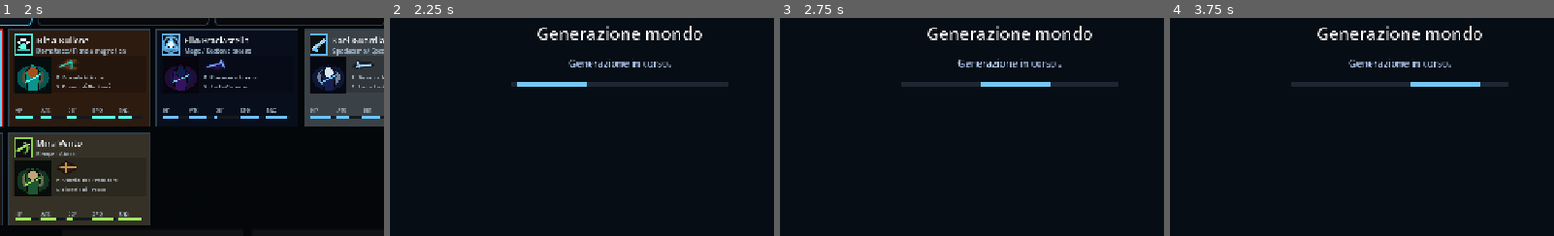
Above: before the commit, frames 1-4 (left to right).
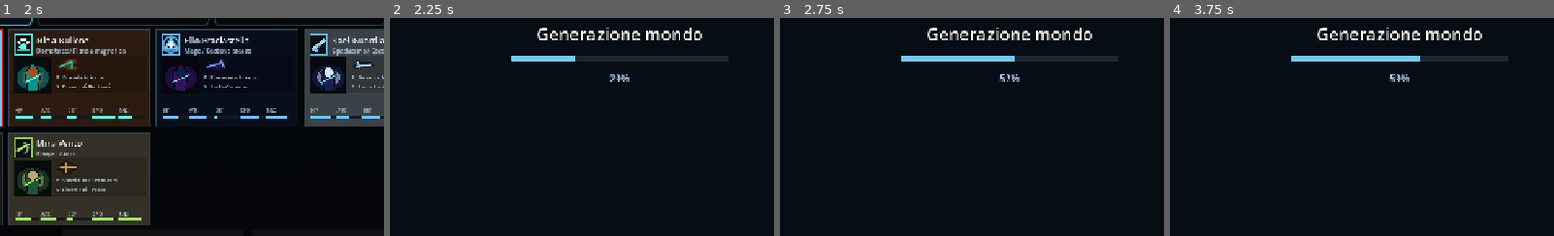
Above: after the commit, the same moments.

Repository: Phos69/GameProject
Game: Godot game, scene res://game/main/main.tscn
The game is run twice, just before and just after one commit, with the same random seed, the same clock (stepped at 60 frames per second) and the same inputs.
Inputs (mouse positions are % of the whole screen's width and height, from its top left):
- Up to frame 1 (2 s): click "Continue" at 0.5 s; click (12, 56) at 1.25 s
- Up to frame 2 (2.25 s): click "Start Infinite Arena" at 2 s
- Up to frame 3 (2.75 s): no input
- Up to frame 4 (3.75 s): tap Enter (ui_accept) at 2.75, 3.02, 3.5 s; move the mouse to (73, 45) at 2.77 s; hold Right (ui_right) 2.78-3.53 s; tap Space (p1_base_attack) at 2.85 s; click (73, 45) at 2.92 s; move the mouse to (30, 55) at 3.52 s; hold Down (ui_down) from 3.53 s (still down); tap F (p1_equipped_attack) at 3.6 s
The pictures show only the part of the screen within x 21-70%, y 42-92%; the shares and areas given below are measured in that part.

Frame 1 is identical in both runs. In frame 2, 3.9% of the frame differs, in the area x 31-89%, y 3-32%; in frame 3, 3.8%; in frame 4, 3.9%.

Commit message:
feat(loading): barra determinata per fasi + async per Zombie Survival
Milestone C (barra di caricamento) - slice C1+C2.

- WorldLoadingScreen: progresso determinato a bande [floor, ceil] per fase con
  easing verso il ceil (la barra si muove anche durante lo step opaco del worker
  thread) e percentuale; set_phase()/set_progress()/complete().
- ZombieModeController pilota le fasi Preparazione -> Generazione mondo ->
  Costruzione terreno -> complete durante la build async.
- SurvivalMode abilita async_world_build nelle run reali (non headless), cosi
  anche Zombie Survival (megamappa 3x3, la build piu pesante) genera dietro la
  barra invece di bloccare la finestra. I test headless restano sincroni.

Validazione (Godot 4.6.3 headless): import pulito; PASS su
infinite_arena_default_mode (path async + barra), milestone_10_legacy_cleanup,
survival_wave, zombie_survival_world_contract.

Co-Authored-By: Claude Opus 4.8 <noreply@anthropic.com>

Diff:
--- a/game/modes/survival/survival_mode.gd
+++ b/game/modes/survival/survival_mode.gd
@@ -42,9 +42,19 @@
 func start_mode(context: Dictionary = {}) -> void:
 	if is_running:
 		return
+	var resolved_context := context.duplicate(true)
+	# Real runs build the world on a worker thread behind the loading screen so the
+	# window never freezes (Zombie Survival's 3x3 megamap is the heaviest build).
+	# Headless tests keep the synchronous, deterministic path unless they opt in.
+	if (
+		not resolved_context.has("async_world_build")
+		and not resolved_context.has(&"async_world_build")
+		and DisplayServer.get_name() != "headless"
+	):
+		resolved_context["async_world_build"] = true
 	# BaseGameMode applica il roster personaggi (selected_character_id /
 	# selected_character_ids_by_slot) ai player gia presenti durante super.start_mode.
-	super.start_mode(context)
+	super.start_mode(resolved_context)
 	_resolve_wave_manager()
 	_resolve_ammo_director()
 	_resolve_market_controller()
@@ -52,13 +62,13 @@
 	_resolve_zombie_mode_controller()
 	if arena_manager != null:
 		var arena_id := StringName(
-			context.get("arena_id", arena_manager.default_arena_id)
+			resolved_context.get("arena_id", arena_manager.default_arena_id)
 		)
 		arena_manager.activate_arena(arena_id)
 	if zombie_mode_controller != null:
 		# Awaits the worker-thread world build when the context requests it
 		# (async_world_build); returns immediately for the synchronous path.
-		await zombie_mode_controller.start_run(context)
+		await zombie_mode_controller.start_run(resolved_context)
 	if not is_running:
 		# The run was stopped while the world was building (e.g. back to menu).
 		return
--- a/game/modes/zombie/zombie_mode_controller.gd
+++ b/game/modes/zombie/zombie_mode_controller.gd
@@ -98,12 +98,15 @@
 	_emit_run_started()
 
 func _start_run_async(resolved_context: Dictionary) -> void:
-	_show_loading_screen("Generazione mondo")
+	_show_loading_screen("Preparazione mondo")
+	_set_loading_phase("Preparazione mondo", 0.0, 0.1)
 	# Pre-warm shared, lazily-loaded resources on the main thread so the worker
 	# thread only ever reads them.
 	IsometricEnvironmentManifest.get_shared()
 	if biome_manager != null:
 		biome_manager.begin_world_build()
+		# Opaque worker-thread phase: the bar eases across the band while it runs.
+		_set_loading_phase("Generazione mondo", 0.1, 0.6)
 		var thread := Thread.new()
 		thread.start(_threaded_generate_world.bind(resolved_context))
 		# Yield each frame so the loading screen keeps animating while the worker
@@ -112,13 +115,14 @@
 			await get_tree().process_frame
 		var world_data: Dictionary = thread.wait_to_finish()
 		biome_manager.apply_world_data(world_data)
-	_set_loading_message("Costruzione terreno")
+	_set_loading_phase("Costruzione terreno", 0.6, 0.92)
 	if terrain_generator != null:
 		terrain_generator.async_tile_build = true
 	_finish_start_run(resolved_context)
 	if terrain_generator != null:
 		terrain_generator.async_tile_build = false
 	await _await_active_tile_build()
+	_complete_loading_screen()
 	_hide_loading_screen()
 	_emit_run_started()
 
@@ -174,9 +178,17 @@
 		add_child(_loading_screen)
 	_loading_screen.call("set_message", message)
 
-func _set_loading_message(message: String) -> void:
+func _set_loading_phase(
+	message: String,
+	floor_value: float,
+	ceil_value: float
+) -> void:
 	if _loading_screen != null and is_instance_valid(_loading_screen):
-		_loading_screen.call("set_message", message)
+		_loading_screen.call("set_phase", message, floor_value, ceil_value)
+
+func _complete_loading_screen() -> void:
+	if _loading_screen != null and is_instance_valid(_loading_screen):
+		_loading_screen.call("complete")
 
 func _hide_loading_screen() -> void:
 	if _loading_screen != null and is_instance_valid(_loading_screen):
--- a/game/ui/world_loading_screen.gd
+++ b/game/ui/world_loading_screen.gd
@@ -1,17 +1,30 @@
 extends CanvasLayer
 class_name WorldLoadingScreen
 
-# Full-screen overlay shown while the world is generated/baked on a worker thread.
-# It animates every frame (the build runs off the main thread), so the window reads
+# Full-screen overlay shown while a mode builds its world/scene. It animates every
+# frame (heavy work runs off the main thread or across frames), so the window reads
 # as "loading" instead of a frozen application.
+#
+# Progress model: each build phase declares a [floor, ceil] band via set_phase().
+# The displayed fill eases from floor toward ceil while the phase runs (so the bar
+# keeps moving during an opaque worker-thread step) and the next phase raises the
+# floor. complete() fills it to 100%.
 
 const BACKDROP_COLOR := Color(0.03, 0.05, 0.08, 1.0)
+const BAR_SIZE := Vector2(360.0, 10.0)
+const TRACK_COLOR := Color(0.12, 0.15, 0.20, 1.0)
+const FILL_COLOR := Color(0.45, 0.78, 0.95, 1.0)
+# Exponential approach toward the current phase ceiling: fast at first, easing as it
+# nears the ceiling so an opaque phase never visually completes before it really does.
+const EASE_SPEED := 2.6
 
 var _title_label: Label
 var _status_label: Label
 var _bar_fill: ColorRect
 var _message: String = "Caricamento..."
-var _elapsed: float = 0.0
+var _floor: float = 0.0
+var _ceil: float = 0.0
+var _shown: float = 0.0
 
 func _ready() -> void:
 	layer = 128
@@ -29,7 +42,7 @@
 
 	var column := VBoxContainer.new()
 	column.alignment = BoxContainer.ALIGNMENT_CENTER
-	column.add_theme_constant_override("separation", 18)
+	column.add_theme_constant_override("separation", 16)
 	center.add_child(column)
 
 	_title_label = Label.new()
@@ -37,37 +50,64 @@
 	_title_label.add_theme_font_size_override("font_size", 28)
 	column.add_child(_title_label)
 
+	var bar_bg := ColorRect.new()
+	bar_bg.name = "Track"
+	bar_bg.color = TRACK_COLOR
+	bar_bg.custom_minimum_size = BAR_SIZE
+	column.add_child(bar_bg)
+	_bar_fill = ColorRect.new()
+	_bar_fill.name = "Fill"
+	_bar_fill.color = FILL_COLOR
+	_bar_fill.position = Vector2.ZERO
+	_bar_fill.size = Vector2(0.0, BAR_SIZE.y)
+	bar_bg.add_child(_bar_fill)
+
 	_status_label = Label.new()
 	_status_label.horizontal_alignment = HORIZONTAL_ALIGNMENT_CENTER
 	_status_label.modulate = Color(0.7, 0.8, 0.95, 1.0)
 	column.add_child(_status_label)
 
-	var bar_bg := ColorRect.new()
-	bar_bg.color = Color(0.12, 0.15, 0.20, 1.0)
-	bar_bg.custom_minimum_size = Vector2(360.0, 8.0)
-	column.add_child(bar_bg)
-	_bar_fill = ColorRect.new()
-	_bar_fill.color = Color(0.45, 0.78, 0.95, 1.0)
-	_bar_fill.set_anchors_and_offsets_preset(Control.PRESET_LEFT_WIDE)
-	bar_bg.add_child(_bar_fill)
-
 	set_message(_message)
+	_update_bar()
 
 func set_message(text: String) -> void:
 	_message = text
 	if _title_label != null:
 		_title_label.text = _message
 
+# Declares the current build phase. The fill eases from `floor_value` toward
+# `ceil_value` while the phase runs; the next phase raises the floor.
+func set_phase(text: String, floor_value: float, ceil_value: float) -> void:
+	set_message(text)
+	_floor = clampf(floor_value, 0.0, 1.0)
+	_ceil = clampf(ceil_value, _floor, 1.0)
+	if _shown < _floor:
+		_shown = _floor
+	_update_bar()
+
+# Hard-sets the displayed progress (e.g. for cheap, deterministic step counters).
+func set_progress(value: float) -> void:
+	var clamped := clampf(value, 0.0, 1.0)
+	_floor = clamped
+	_ceil = clamped
+	_shown = clamped
+	_update_bar()
+
+func complete() -> void:
+	_floor = 1.0
+	_ceil = 1.0
+	_shown = 1.0
+	_update_bar()
+
 func _process(delta: float) -> void:
-	_elapsed += delta
+	if _shown < _ceil:
+		_shown += (_ceil - _shown) * clampf(delta * EASE_SPEED, 0.0, 1.0)
+		if _ceil - _shown < 0.002:
+			_shown = _ceil
+		_update_bar()
+
+func _update_bar() -> void:
+	if _bar_fill != null:
+		_bar_fill.size = Vector2(BAR_SIZE.x * _shown, BAR_SIZE.y)
 	if _status_label != null:
-		var dots := ".".repeat(1 + (int(_elapsed * 2.0) % 3))
-		_status_label.text = "Generazione in corso%s" % dots
-	if _bar_fill != null and _bar_fill.get_parent() is Control:
-		# Indeterminate sweep: a fill that slides back and forth across the track.
-		var track_width := (_bar_fill.get_parent() as Control).custom_minimum_size.x
-		var span := track_width * 0.32
-		var t := 0.5 - 0.5 * cos(_elapsed * 2.4)
-		_bar_fill.position.x = t * (track_width - span)
-		_bar_fill.custom_minimum_size = Vector2(span, 8.0)
-		_bar_fill.size = Vector2(span, 8.0)
+		_status_label.text = "%d%%" % int(round(_shown * 100.0))
Not shown, changed: CHANGELOG.md
